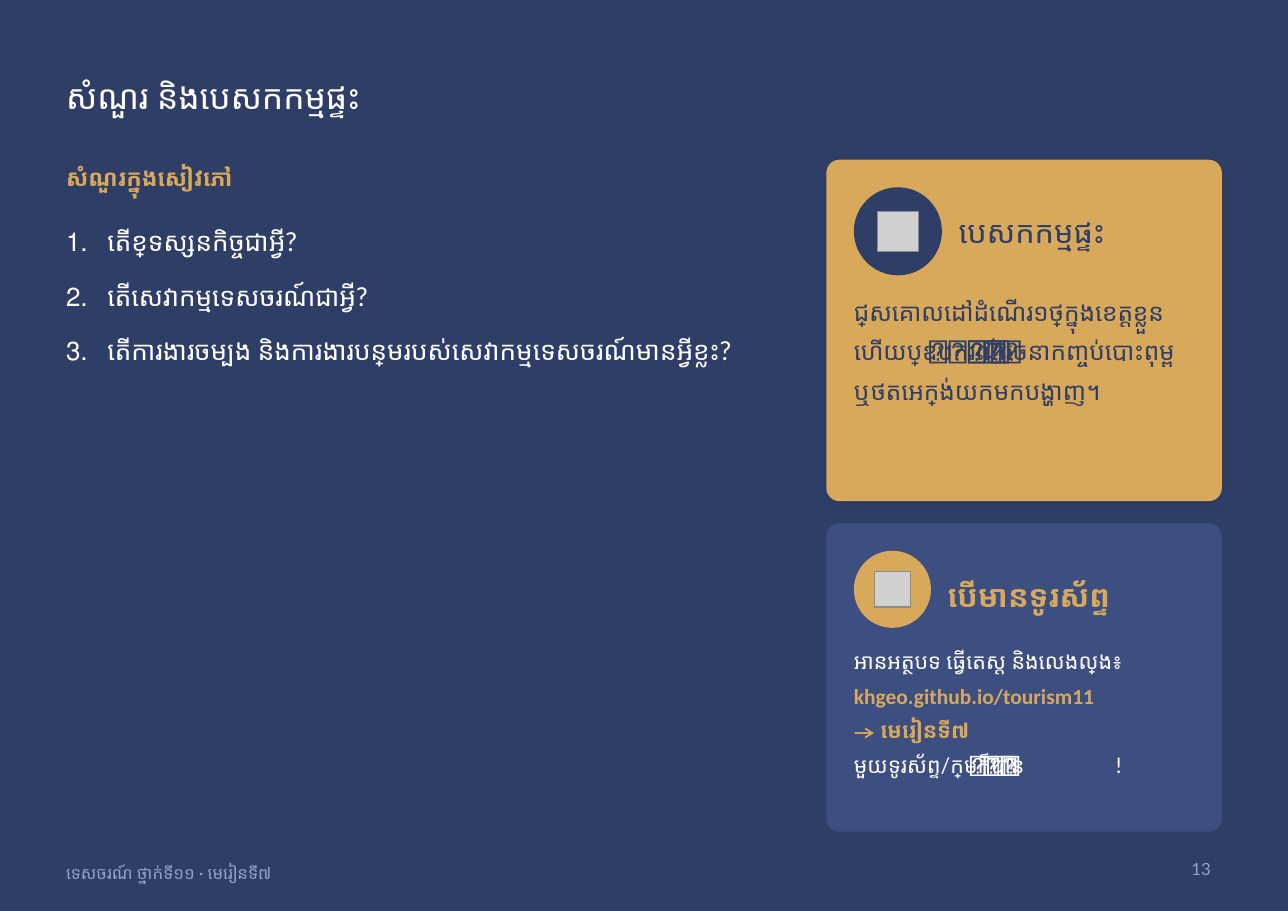
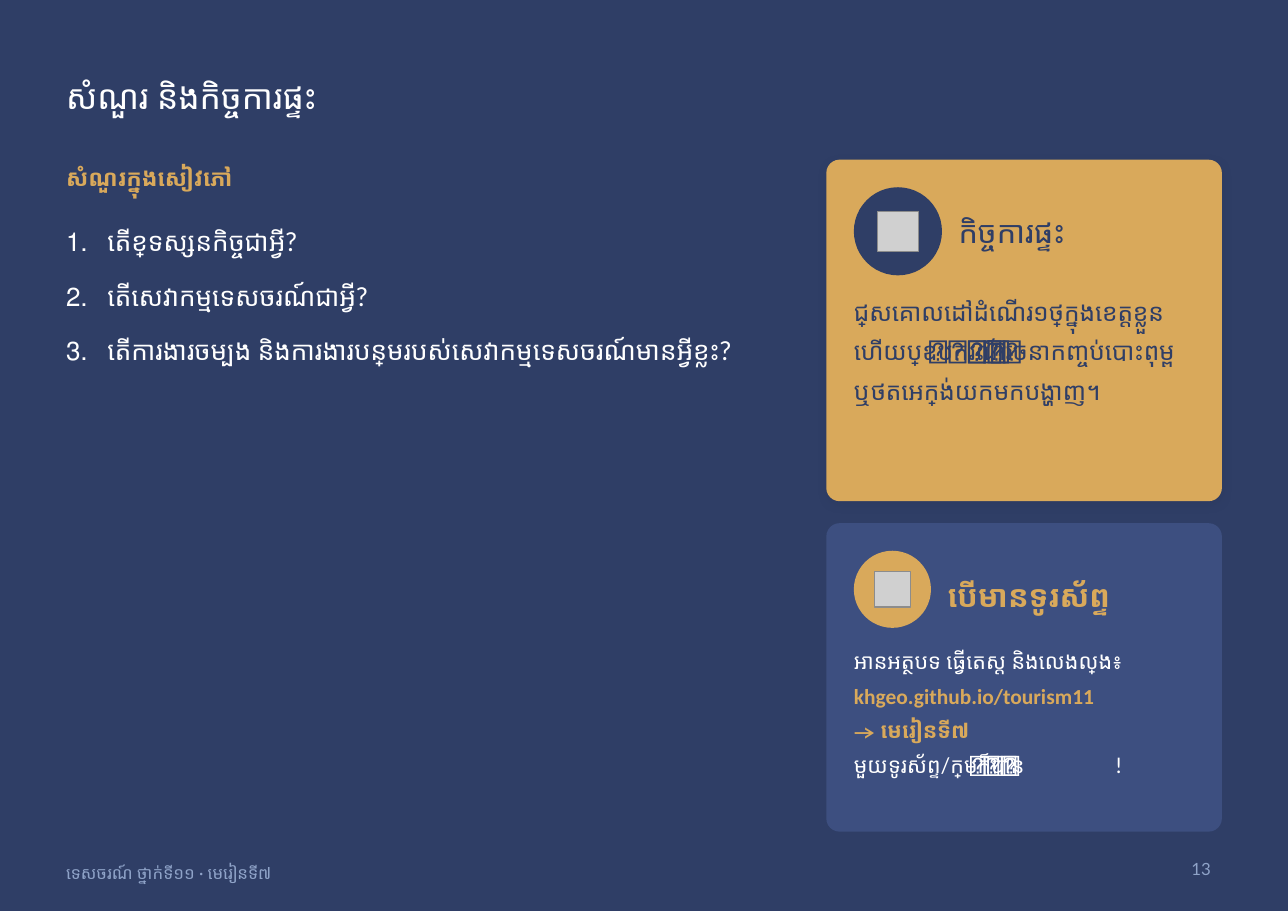
Before and after one commit to khgeo/tourism11, a slide deck: slide 13 of plan/slides/tourism11-lesson-07.pptx. Drawn at 1288x911 pixels with LibreOffice and Linux fonts; fonts in the diff are those of the drawing; grey boxes stand for pictures. Boxes give left, top, right and bottom in pixels: in the first picture for what was removed or moved away, otherwise in the second. Text is boxed around its words. In the diff, an @@ line names an element or a change of style, - is before the commit and + after.

```diff
--- a/plan/slides/tourism11-lesson-07.pptx
+++ b/plan/slides/tourism11-lesson-07.pptx
@@ title at bbox=[66, 79, 317, 119]: text changed @@
-សំណួរ និងបេសកកម្មផ្ទះ
+សំណួរ និងកិច្ចការផ្ទះ
@@ text at bbox=[959, 217, 1066, 252]: text changed @@
-បេសកកម្មផ្ទះ
+កិច្ចការផ្ទះ
```
Also in this commit, not shown: 35 other files.
